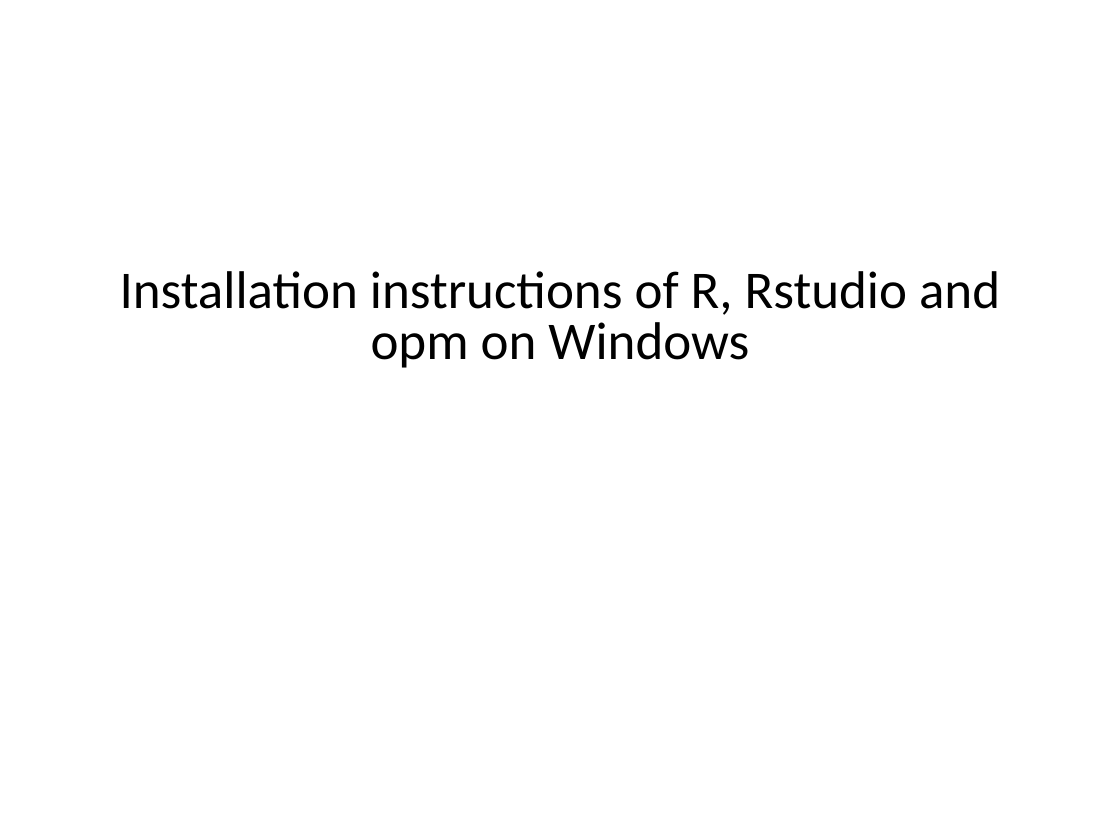
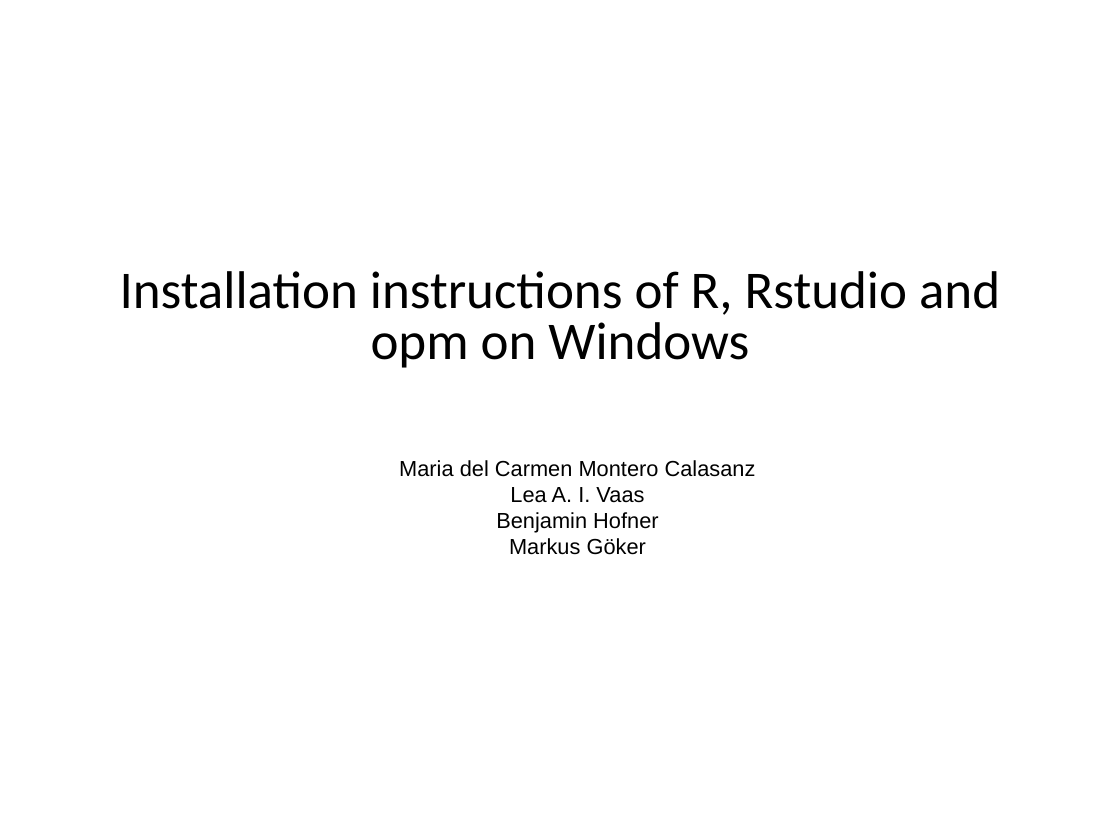
Before and after one commit to r-forge/opm, a slide deck: slide 1 of trunk/misc/doc/opm_installation_windows.odp. Drawn at 1120x840 pixels with LibreOffice and Linux fonts; fonts in the diff are those of the drawing. Boxes give left, top, right and bottom in pixels: in the first picture for what was removed or moved away, otherwise in the second. Text is boxed around its words. In the diff, an @@ line names an element or a change of style, - is before the commit and + after.

```diff
--- a/trunk/misc/doc/opm_installation_windows.odp
+++ b/trunk/misc/doc/opm_installation_windows.odp
@@ text added at box(399, 460, 756, 555), 14 pt, text #000000 @@
+Maria del Carmen Montero Calasanz
+Lea A. I. Vaas
+Benjamin Hofner
+Markus Göker
```
Also in this commit, not shown: 4 other files.
